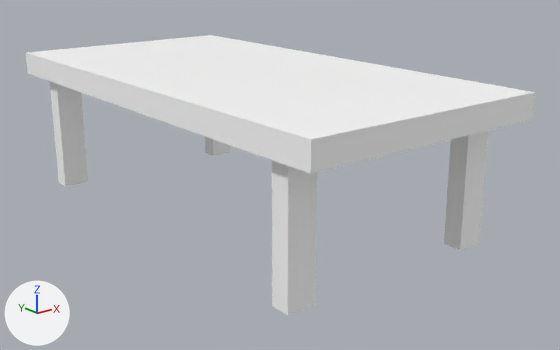
Renders of the glTF model assets/synty/simple_fantasy_interiors/models/SM_Prop_Table_01.glb from each side of a commit.
Camera for both pictures: a 50 mm camera at (-0.0408, -0.0562, 0.0251) aimed at (0.0019, -0.0027, 0.0037). Every picture has the same lights, and +X, +Y and +Z are marked at lower left.

The first picture shows 'SM_Prop_Table_01'.
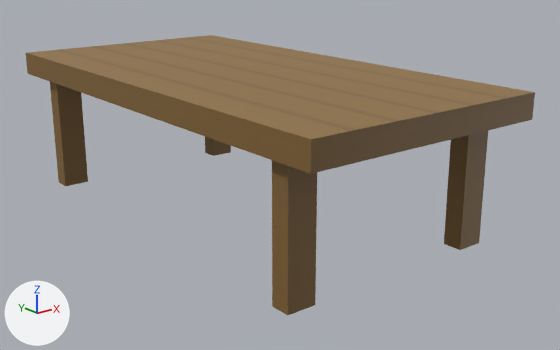
Pixel boxes [x1, y1, x2, y2] of what changed, in the pictures (560 x 350 px):
'SM_Prop_Table_01', surface changed (white to brown)
    both: [26, 35, 535, 315]

What the commit changed:
Picture 'SimpleFantasyInteriorsTexture' (img_simplefantasyinteriorstexture) is new.
In material 'lambert1' (mat_lambert1), base_color is no longer (1.0, 1.0, 1.0), white #ffffff.
In material 'lambert1' (mat_lambert1), texture is now set to img_simplefantasyinteriorstexture.
